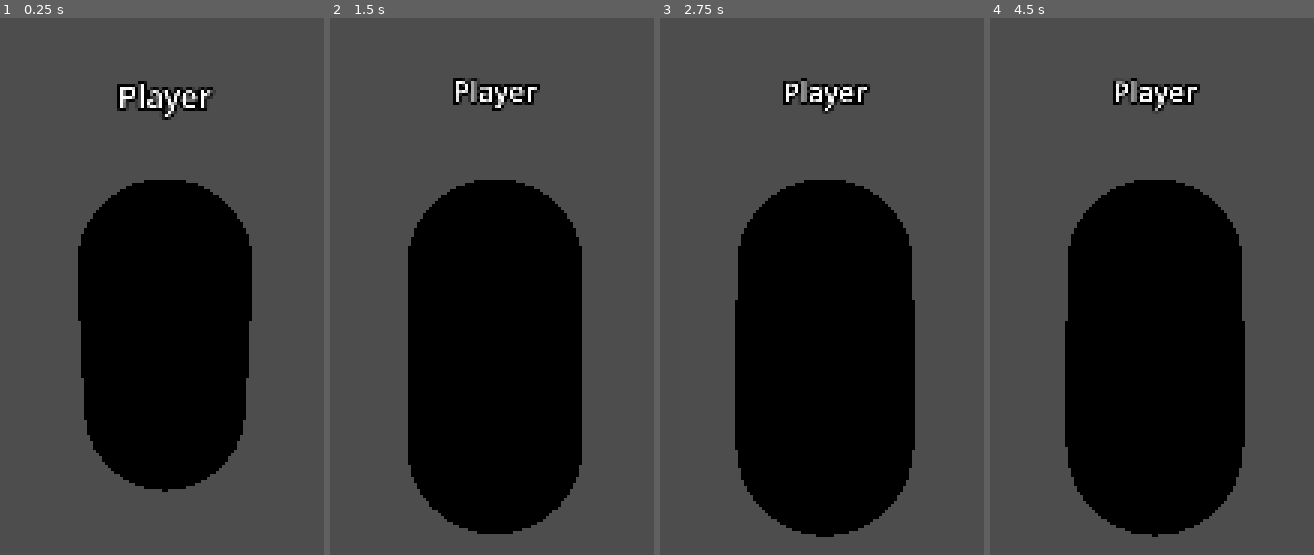
Above: before the commit, frames 1-4 (left to right).
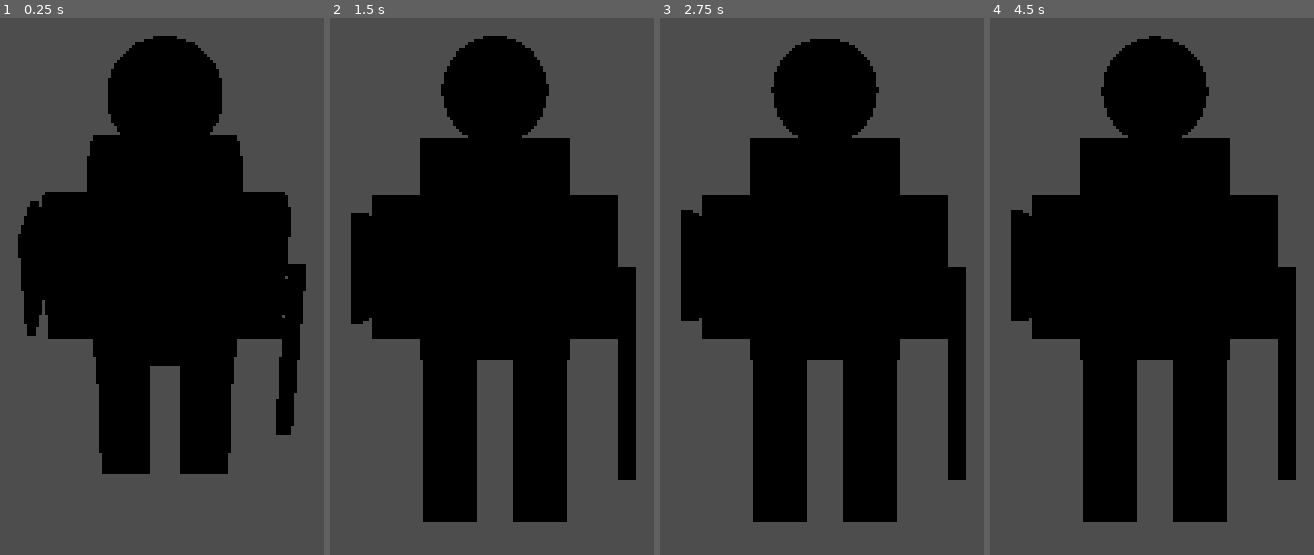
Above: after the commit, the same moments.

Repository: MaximeMettey/Mmo
Game: Godot game, scene res://scenes/player.tscn
The game is run twice, just before and just after one commit, with the same random seed, the same clock (stepped at 60 frames per second) and the same inputs. This scene is started directly instead of the project's main scene.
Inputs (mouse positions are in pixels of both pictures, inside the frame that each line leads up to):
- Up to frame 1 (0.25 s): no input
- Up to frame 2 (1.5 s): tap Enter (ui_accept) at 0.5, 1.25 s; move the mouse to (628, 259) at 0.52 s; hold W (move_forward) from 0.53 s (still down); tap Space (jump) at 0.77 s; move the mouse to (375, 270) at 1.27 s
- Up to frame 3 (2.75 s): keep holding W (move_forward); tap Space (jump) at 1.52 s; tap Enter (ui_accept) at 2 s; move the mouse to (883, 243) at 2.02 s
- Up to frame 4 (4.5 s): keep holding W (move_forward); tap Enter (ui_accept) at 2.75, 3.5, 4.25 s; move the mouse to (1126, 286) at 2.77 s; tap Space (jump) at 3.02, 3.77 s; move the mouse to (outside the picture) at 3.52 s; move the mouse to (outside the picture) at 4.27 s

The runs differ from the first frame. In frame 1, 24% of the frame differs, in the area x 5-95%, y 3-89%; in frame 2, 26%; in frame 3, 26%; in frame 4, 26%, in the area x 6-95%, y 3-97%.

Commit message:
Feature: Amélioration graphique complète du jeu médiéval
Environnement et décor:
- Ajout d'un matériau d'herbe verte pour le sol
- Amélioration du ciel avec brouillard et dégradés
- Ajout de 4 arbres (tronc + feuillage)
- Ajout de 3 rochers dispersés
- Création d'un château simple avec murs et tours

Modèles de joueurs:
- Remplacement des capsules par des chevaliers médiévaux
- Corps en armure métallique
- Casque/tête
- Bras gauche avec bouclier rouge (joueur local) / bleu (joueurs distants)
- Bras droit avec épée
- Jambes articulées
- Matériaux PBR avec métallicité et rugosité

Les joueurs distants ont des boucliers de couleurs aléatoires pour les différencier

Diff:
--- a/client/scenes/main.tscn
+++ b/client/scenes/main.tscn
@@ -1,11 +1,14 @@
-[gd_scene load_steps=7 format=3 uid="uid://cqwj8r7xvnxpu"]
+[gd_scene load_steps=16 format=3 uid="uid://cqwj8r7xvnxpu"]
 
 [ext_resource type="Script" path="res://scripts/main.gd" id="1"]
 
 [sub_resource type="ProceduralSkyMaterial" id="ProceduralSkyMaterial_1"]
-sky_top_color = Color(0.385, 0.454, 0.55, 1)
-sky_horizon_color = Color(0.646, 0.656, 0.67, 1)
-ground_horizon_color = Color(0.646, 0.656, 0.67, 1)
+sky_top_color = Color(0.4, 0.6, 0.9, 1)
+sky_horizon_color = Color(0.7, 0.8, 0.9, 1)
+ground_horizon_color = Color(0.5, 0.6, 0.5, 1)
+ground_bottom_color = Color(0.3, 0.4, 0.3, 1)
+sun_angle_max = 30.0
+sun_curve = 0.15
 
 [sub_resource type="Sky" id="Sky_1"]
 sky_material = SubResource("ProceduralSkyMaterial_1")
@@ -14,13 +17,56 @@
 background_mode = 2
 sky = SubResource("Sky_1")
 ambient_light_source = 3
+ambient_light_color = Color(0.8, 0.85, 0.9, 1)
 tonemap_mode = 2
+glow_enabled = true
+fog_enabled = true
+fog_light_color = Color(0.7, 0.8, 0.9, 1)
+fog_density = 0.001
+fog_aerial_perspective = 0.5
+
+[sub_resource type="StandardMaterial3D" id="GrassMaterial"]
+albedo_color = Color(0.25, 0.5, 0.2, 1)
+roughness = 0.9
+normal_enabled = true
 
 [sub_resource type="PlaneMesh" id="PlaneMesh_1"]
+material = SubResource("GrassMaterial")
 size = Vector2(100, 100)
 
 [sub_resource type="BoxShape3D" id="BoxShape3D_1"]
 size = Vector3(100, 1, 100)
+
+[sub_resource type="CylinderMesh" id="TreeTrunk"]
+top_radius = 0.3
+bottom_radius = 0.35
+height = 3.0
+
+[sub_resource type="StandardMaterial3D" id="BarkMaterial"]
+albedo_color = Color(0.4, 0.25, 0.15, 1)
+roughness = 0.95
+
+[sub_resource type="SphereMesh" id="TreeLeaves"]
+radius = 1.5
+height = 3.0
+
+[sub_resource type="StandardMaterial3D" id="LeavesMaterial"]
+albedo_color = Color(0.15, 0.4, 0.1, 1)
+roughness = 0.8
+
+[sub_resource type="BoxMesh" id="RockMesh"]
+size = Vector3(1.5, 1.2, 1.3)
+
+[sub_resource type="StandardMaterial3D" id="RockMaterial"]
+albedo_color = Color(0.4, 0.4, 0.45, 1)
+roughness = 0.9
+
+[sub_resource type="BoxMesh" id="WallMesh"]
+size = Vector3(15, 5, 1)
+
+[sub_resource type="StandardMaterial3D" id="StoneMaterial"]
+albedo_color = Color(0.6, 0.55, 0.5, 1)
+roughness = 0.85
 
 [node name="Main" type="Node3D"]
 script = ExtResource("1")
@@ -40,6 +86,105 @@
 [node name="CollisionShape3D" type="CollisionShape3D" parent="Ground/StaticBody3D"]
 transform = Transform3D(1, 0, 0, 0, 1, 0, 0, 0, 1, 0, -0.5, 0)
 shape = SubResource("BoxShape3D_1")
+
+[node name="Environment" type="Node3D" parent="."]
+
+[node name="Tree1" type="Node3D" parent="Environment"]
+transform = Transform3D(1, 0, 0, 0, 1, 0, 0, 0, 1, -15, 0, -20)
+
+[node name="Trunk" type="MeshInstance3D" parent="Environment/Tree1"]
+transform = Transform3D(1, 0, 0, 0, 1, 0, 0, 0, 1, 0, 1.5, 0)
+mesh = SubResource("TreeTrunk")
+surface_material_override/0 = SubResource("BarkMaterial")
+
+[node name="Leaves" type="MeshInstance3D" parent="Environment/Tree1"]
+transform = Transform3D(1, 0, 0, 0, 1, 0, 0, 0, 1, 0, 4, 0)
+mesh = SubResource("TreeLeaves")
+surface_material_override/0 = SubResource("LeavesMaterial")
+
+[node name="Tree2" type="Node3D" parent="Environment"]
+transform = Transform3D(1, 0, 0, 0, 1, 0, 0, 0, 1, 18, 0, -25)
+
+[node name="Trunk" type="MeshInstance3D" parent="Environment/Tree2"]
+transform = Transform3D(1, 0, 0, 0, 1, 0, 0, 0, 1, 0, 1.5, 0)
+mesh = SubResource("TreeTrunk")
+surface_material_override/0 = SubResource("BarkMaterial")
+
+[node name="Leaves" type="MeshInstance3D" parent="Environment/Tree2"]
+transform = Transform3D(1, 0, 0, 0, 1, 0, 0, 0, 1, 0, 4, 0)
+mesh = SubResource("TreeLeaves")
+surface_material_override/0 = SubResource("LeavesMaterial")
+
+[node name="Tree3" type="Node3D" parent="Environment"]
+transform = Transform3D(1, 0, 0, 0, 1, 0, 0, 0, 1, -8, 0, 22)
+
+[node name="Trunk" type="MeshInstance3D" parent="Environment/Tree3"]
+transform = Transform3D(1, 0, 0, 0, 1, 0, 0, 0, 1, 0, 1.5, 0)
+mesh = SubResource("TreeTrunk")
+surface_material_override/0 = SubResource("BarkMaterial")
+
+[node name="Leaves" type="MeshInstance3D" parent="Environment/Tree3"]
+transform = Transform3D(1, 0, 0, 0, 1, 0, 0, 0, 1, 0, 4, 0)
+mesh = SubResource("TreeLeaves")
+surface_material_override/0 = SubResource("LeavesMaterial")
+
+[node name="Tree4" type="Node3D" parent="Environment"]
+transform = Transform3D(1, 0, 0, 0, 1, 0, 0, 0, 1, 25, 0, 18)
+
+[node name="Trunk" type="MeshInstance3D" parent="Environment/Tree4"]
+transform = Transform3D(1, 0, 0, 0, 1, 0, 0, 0, 1, 0, 1.5, 0)
+mesh = SubResource("TreeTrunk")
+surface_material_override/0 = SubResource("BarkMaterial")
+
+[node name="Leaves" type="MeshInstance3D" parent="Environment/Tree4"]
+transform = Transform3D(1, 0, 0, 0, 1, 0, 0, 0, 1, 0, 4, 0)
+mesh = SubResource("TreeLeaves")
+surface_material_override/0 = SubResource("LeavesMaterial")
+
+[node name="Rock1" type="MeshInstance3D" parent="Environment"]
+transform = Transform3D(0.866025, 0, 0.5, 0, 1, 0, -0.5, 0, 0.866025, -20, 0.6, 10)
+mesh = SubResource("RockMesh")
+surface_material_override/0 = SubResource("RockMaterial")
+
+[node name="Rock2" type="MeshInstance3D" parent="Environment"]
+transform = Transform3D(0.707107, 0, -0.707107, 0, 1, 0, 0.707107, 0, 0.707107, 12, 0.6, -15)
+mesh = SubResource("RockMesh")
+surface_material_override/0 = SubResource("RockMaterial")
+
+[node name="Rock3" type="MeshInstance3D" parent="Environment"]
+transform = Transform3D(0.5, 0, 0.866025, 0, 1, 0, -0.866025, 0, 0.5, -5, 0.6, -18)
+mesh = SubResource("RockMesh")
+surface_material_override/0 = SubResource("RockMaterial")
+
+[node name="Castle" type="Node3D" parent="Environment"]
+transform = Transform3D(1, 0, 0, 0, 1, 0, 0, 0, 1, 0, 0, -35)
+
+[node name="WallNorth" type="MeshInstance3D" parent="Environment/Castle"]
+transform = Transform3D(1, 0, 0, 0, 1, 0, 0, 0, 1, 0, 2.5, 0)
+mesh = SubResource("WallMesh")
+surface_material_override/0 = SubResource("StoneMaterial")
+
+[node name="WallEast" type="MeshInstance3D" parent="Environment/Castle"]
+transform = Transform3D(-4.37114e-08, 0, 1, 0, 1, 0, -1, 0, -4.37114e-08, 7, 2.5, 7)
+mesh = SubResource("WallMesh")
+surface_material_override/0 = SubResource("StoneMaterial")
+
+[node name="WallWest" type="MeshInstance3D" parent="Environment/Castle"]
+transform = Transform3D(-4.37114e-08, 0, 1, 0, 1, 0, -1, 0, -4.37114e-08, -7, 2.5, 7)
+mesh = SubResource("WallMesh")
+surface_material_override/0 = SubResource("StoneMaterial")
+
+[node name="Tower1" type="CSGCylinder3D" parent="Environment/Castle"]
+transform = Transform3D(1, 0, 0, 0, 1, 0, 0, 0, 1, -7, 3.5, 0)
+radius = 1.5
+height = 7.0
+material = SubResource("StoneMaterial")
+
+[node name="Tower2" type="CSGCylinder3D" parent="Environment/Castle"]
+transform = Transform3D(1, 0, 0, 0, 1, 0, 0, 0, 1, 7, 3.5, 0)
+radius = 1.5
+height = 7.0
+material = SubResource("StoneMaterial")
 
 [node name="CanvasLayer" type="CanvasLayer" parent="."]
 
--- a/client/scenes/player.tscn
+++ b/client/scenes/player.tscn
@@ -1,17 +1,93 @@
-[gd_scene load_steps=4 format=3 uid="uid://bbr8xhq2aq1yu"]
+[gd_scene load_steps=13 format=3 uid="uid://bbr8xhq2aq1yu"]
 
 [ext_resource type="Script" path="res://scripts/player.gd" id="1"]
 
-[sub_resource type="CapsuleMesh" id="CapsuleMesh_1"]
+[sub_resource type="CapsuleShape3D" id="CapsuleShape3D_1"]
 
-[sub_resource type="CapsuleShape3D" id="CapsuleShape3D_1"]
+[sub_resource type="BoxMesh" id="BodyMesh"]
+size = Vector3(0.8, 1.2, 0.5)
+
+[sub_resource type="StandardMaterial3D" id="ArmorMaterial"]
+albedo_color = Color(0.7, 0.7, 0.75, 1)
+metallic = 0.6
+roughness = 0.4
+
+[sub_resource type="SphereMesh" id="HeadMesh"]
+radius = 0.3
+height = 0.6
+
+[sub_resource type="StandardMaterial3D" id="HelmetMaterial"]
+albedo_color = Color(0.6, 0.6, 0.65, 1)
+metallic = 0.8
+roughness = 0.3
+
+[sub_resource type="BoxMesh" id="ArmMesh"]
+size = Vector3(0.25, 0.8, 0.25)
+
+[sub_resource type="BoxMesh" id="LegMesh"]
+size = Vector3(0.3, 0.9, 0.3)
+
+[sub_resource type="BoxMesh" id="SwordMesh"]
+size = Vector3(0.1, 1.2, 0.05)
+
+[sub_resource type="StandardMaterial3D" id="SwordMaterial"]
+albedo_color = Color(0.8, 0.8, 0.85, 1)
+metallic = 0.9
+roughness = 0.2
+
+[sub_resource type="BoxMesh" id="ShieldMesh"]
+size = Vector3(0.05, 0.6, 0.5)
+
+[sub_resource type="StandardMaterial3D" id="ShieldMaterial"]
+albedo_color = Color(0.6, 0.2, 0.2, 1)
+metallic = 0.3
+roughness = 0.6
 
 [node name="Player" type="CharacterBody3D"]
 script = ExtResource("1")
 
-[node name="MeshInstance3D" type="MeshInstance3D" parent="."]
+[node name="KnightModel" type="Node3D" parent="."]
 transform = Transform3D(1, 0, 0, 0, 1, 0, 0, 0, 1, 0, 1, 0)
-mesh = SubResource("CapsuleMesh_1")
+
+[node name="Body" type="MeshInstance3D" parent="KnightModel"]
+transform = Transform3D(1, 0, 0, 0, 1, 0, 0, 0, 1, 0, 0.6, 0)
+mesh = SubResource("BodyMesh")
+surface_material_override/0 = SubResource("ArmorMaterial")
+
+[node name="Head" type="MeshInstance3D" parent="KnightModel"]
+transform = Transform3D(1, 0, 0, 0, 1, 0, 0, 0, 1, 0, 1.5, 0)
+mesh = SubResource("HeadMesh")
+surface_material_override/0 = SubResource("HelmetMaterial")
+
+[node name="ArmLeft" type="MeshInstance3D" parent="KnightModel"]
+transform = Transform3D(1, 0, 0, 0, 1, 0, 0, 0, 1, -0.55, 0.5, 0)
+mesh = SubResource("ArmMesh")
+surface_material_override/0 = SubResource("ArmorMaterial")
+
+[node name="Shield" type="MeshInstance3D" parent="KnightModel/ArmLeft"]
+transform = Transform3D(1, 0, 0, 0, 1, 0, 0, 0, 1, -0.2, 0, 0)
+mesh = SubResource("ShieldMesh")
+surface_material_override/0 = SubResource("ShieldMaterial")
+
+[node name="ArmRight" type="MeshInstance3D" parent="KnightModel"]
+transform = Transform3D(1, 0, 0, 0, 1, 0, 0, 0, 1, 0.55, 0.5, 0)
+mesh = SubResource("ArmMesh")
+surface_material_override/0 = SubResource("ArmorMaterial")
+
+[node name="Sword" type="MeshInstance3D" parent="KnightModel/ArmRight"]
+transform = Transform3D(1, 0, 0, 0, 1, 0, 0, 0, 1, 0.2, -0.6, 0)
+mesh = SubResource("SwordMesh")
+surface_material_override/0 = SubResource("SwordMaterial")
+
+[node name="LegLeft" type="MeshInstance3D" parent="KnightModel"]
+transform = Transform3D(1, 0, 0, 0, 1, 0, 0, 0, 1, -0.25, -0.45, 0)
+mesh = SubResource("LegMesh")
+surface_material_override/0 = SubResource("ArmorMaterial")
+
+[node name="LegRight" type="MeshInstance3D" parent="KnightModel"]
+transform = Transform3D(1, 0, 0, 0, 1, 0, 0, 0, 1, 0.25, -0.45, 0)
+mesh = SubResource("LegMesh")
+surface_material_override/0 = SubResource("ArmorMaterial")
 
 [node name="CollisionShape3D" type="CollisionShape3D" parent="."]
 transform = Transform3D(1, 0, 0, 0, 1, 0, 0, 0, 1, 0, 1, 0)
--- a/client/scenes/remote_player.tscn
+++ b/client/scenes/remote_player.tscn
@@ -1,21 +1,93 @@
-[gd_scene load_steps=5 format=3 uid="uid://dq4vx0h3m8ysj"]
+[gd_scene load_steps=13 format=3 uid="uid://dq4vx0h3m8ysj"]
 
 [ext_resource type="Script" path="res://scripts/remote_player.gd" id="1"]
 
-[sub_resource type="CapsuleMesh" id="CapsuleMesh_1"]
+[sub_resource type="CapsuleShape3D" id="CapsuleShape3D_1"]
 
-[sub_resource type="StandardMaterial3D" id="StandardMaterial3D_1"]
-albedo_color = Color(0.5, 0.5, 1, 1)
+[sub_resource type="BoxMesh" id="BodyMesh"]
+size = Vector3(0.8, 1.2, 0.5)
 
-[sub_resource type="CapsuleShape3D" id="CapsuleShape3D_1"]
+[sub_resource type="StandardMaterial3D" id="ArmorMaterial"]
+albedo_color = Color(0.5, 0.5, 0.7, 1)
+metallic = 0.6
+roughness = 0.4
+
+[sub_resource type="SphereMesh" id="HeadMesh"]
+radius = 0.3
+height = 0.6
+
+[sub_resource type="StandardMaterial3D" id="HelmetMaterial"]
+albedo_color = Color(0.6, 0.6, 0.65, 1)
+metallic = 0.8
+roughness = 0.3
+
+[sub_resource type="BoxMesh" id="ArmMesh"]
+size = Vector3(0.25, 0.8, 0.25)
+
+[sub_resource type="BoxMesh" id="LegMesh"]
+size = Vector3(0.3, 0.9, 0.3)
+
+[sub_resource type="BoxMesh" id="SwordMesh"]
+size = Vector3(0.1, 1.2, 0.05)
+
+[sub_resource type="StandardMaterial3D" id="SwordMaterial"]
+albedo_color = Color(0.8, 0.8, 0.85, 1)
+metallic = 0.9
+roughness = 0.2
+
+[sub_resource type="BoxMesh" id="ShieldMesh"]
+size = Vector3(0.05, 0.6, 0.5)
+
+[sub_resource type="StandardMaterial3D" id="ShieldMaterial"]
+albedo_color = Color(0.3, 0.3, 0.8, 1)
+metallic = 0.3
+roughness = 0.6
 
 [node name="RemotePlayer" type="CharacterBody3D"]
 script = ExtResource("1")
 
-[node name="MeshInstance3D" type="MeshInstance3D" parent="."]
+[node name="KnightModel" type="Node3D" parent="."]
 transform = Transform3D(1, 0, 0, 0, 1, 0, 0, 0, 1, 0, 1, 0)
-mesh = SubResource("CapsuleMesh_1")
-surface_material_override/0 = SubResource("StandardMaterial3D_1")
+
+[node name="Body" type="MeshInstance3D" parent="KnightModel"]
+transform = Transform3D(1, 0, 0, 0, 1, 0, 0, 0, 1, 0, 0.6, 0)
+mesh = SubResource("BodyMesh")
+surface_material_override/0 = SubResource("ArmorMaterial")
+
+[node name="Head" type="MeshInstance3D" parent="KnightModel"]
+transform = Transform3D(1, 0, 0, 0, 1, 0, 0, 0, 1, 0, 1.5, 0)
+mesh = SubResource("HeadMesh")
+surface_material_override/0 = SubResource("HelmetMaterial")
+
+[node name="ArmLeft" type="MeshInstance3D" parent="KnightModel"]
+transform = Transform3D(1, 0, 0, 0, 1, 0, 0, 0, 1, -0.55, 0.5, 0)
+mesh = SubResource("ArmMesh")
+surface_material_override/0 = SubResource("ArmorMaterial")
+
+[node name="Shield" type="MeshInstance3D" parent="KnightModel/ArmLeft"]
+transform = Transform3D(1, 0, 0, 0, 1, 0, 0, 0, 1, -0.2, 0, 0)
+mesh = SubResource("ShieldMesh")
+surface_material_override/0 = SubResource("ShieldMaterial")
+
+[node name="ArmRight" type="MeshInstance3D" parent="KnightModel"]
+transform = Transform3D(1, 0, 0, 0, 1, 0, 0, 0, 1, 0.55, 0.5, 0)
+mesh = SubResource("ArmMesh")
+surface_material_override/0 = SubResource("ArmorMaterial")
+
+[node name="Sword" type="MeshInstance3D" parent="KnightModel/ArmRight"]
+transform = Transform3D(1, 0, 0, 0, 1, 0, 0, 0, 1, 0.2, -0.6, 0)
+mesh = SubResource("SwordMesh")
+surface_material_override/0 = SubResource("SwordMaterial")
+
+[node name="LegLeft" type="MeshInstance3D" parent="KnightModel"]
+transform = Transform3D(1, 0, 0, 0, 1, 0, 0, 0, 1, -0.25, -0.45, 0)
+mesh = SubResource("LegMesh")
+surface_material_override/0 = SubResource("ArmorMaterial")
+
+[node name="LegRight" type="MeshInstance3D" parent="KnightModel"]
+transform = Transform3D(1, 0, 0, 0, 1, 0, 0, 0, 1, 0.25, -0.45, 0)
+mesh = SubResource("LegMesh")
+surface_material_override/0 = SubResource("ArmorMaterial")
 
 [node name="CollisionShape3D" type="CollisionShape3D" parent="."]
 transform = Transform3D(1, 0, 0, 0, 1, 0, 0, 0, 1, 0, 1, 0)
--- a/client/scripts/remote_player.gd
+++ b/client/scripts/remote_player.gd
@@ -5,7 +5,7 @@
 var interpolation_speed = 10.0
 
 @onready var name_label = $NameLabel3D
-@onready var mesh = $MeshInstance3D
+@onready var shield = $KnightModel/ArmLeft/Shield
 
 func _ready():
 	target_position = global_position
@@ -27,7 +27,10 @@
 		name_label.text = player_name
 
 func set_color(color: Color):
-	if mesh and mesh.get_surface_override_material_count() > 0:
-		var mat = mesh.get_surface_override_material(0)
+	# Appliquer la couleur au bouclier pour différencier les joueurs
+	if shield:
+		var mat = shield.get_surface_override_material(0)
 		if mat:
+			mat = mat.duplicate()
 			mat.albedo_color = color
+			shield.set_surface_override_material(0, mat)
